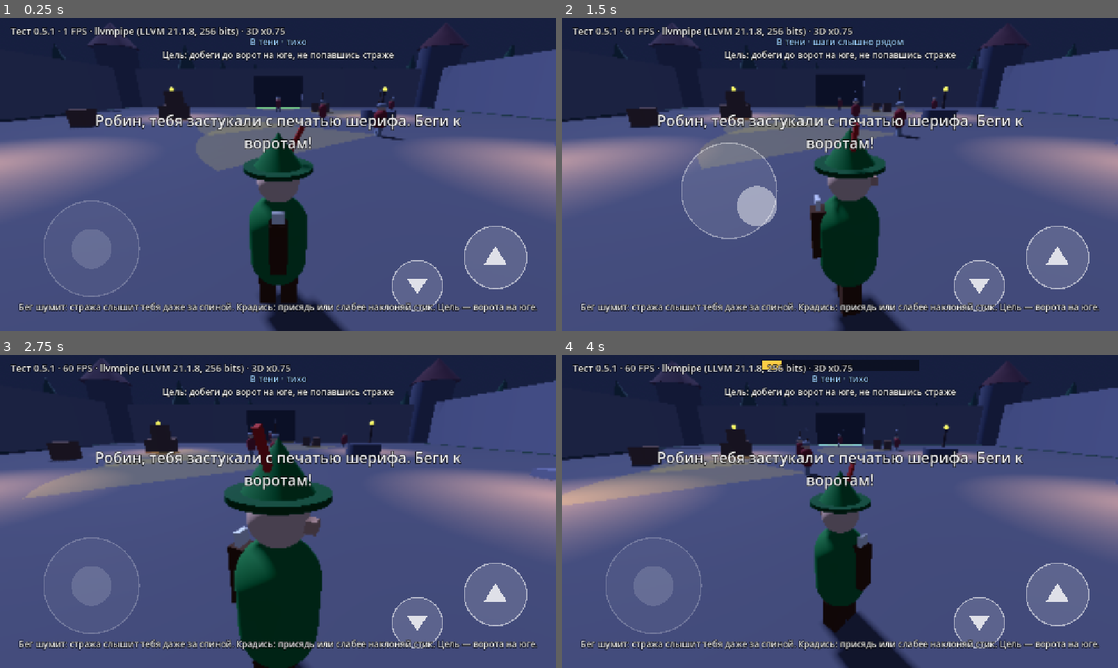
Above: before the commit, frames 1-4 (two rows, left to right).
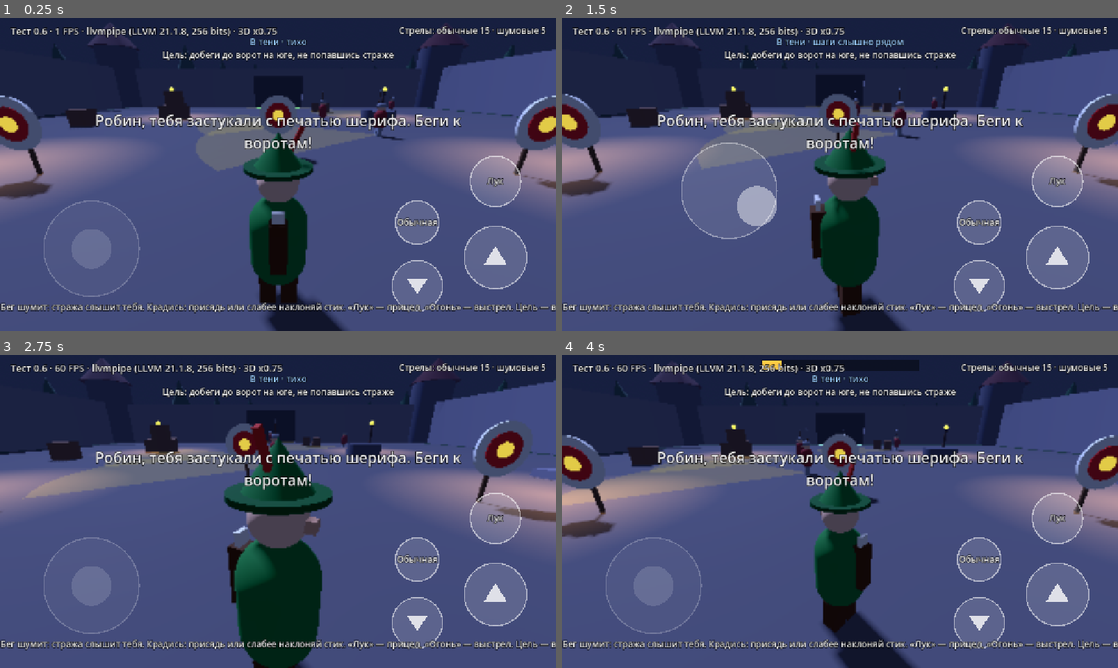
Above: after the commit, the same moments.

Repository: anon-anonymnyy/Robin-hood-game-
Game: Godot game, scene res://main.tscn
The game is run twice, just before and just after one commit, with the same random seed, the same clock (stepped at 60 frames per second) and the same inputs.
Inputs (mouse positions are in pixels of both pictures, inside the frame that each line leads up to):
- Up to frame 1 (0.25 s): no input
- Up to frame 2 (1.5 s): move the mouse to (962, 158) at 0.52 s; click (962, 158) at 0.67 s; drag from (728, 190) to (812, 237) at 1.27 s
- Up to frame 3 (2.75 s): move the mouse to (333, 442) at 2.02 s; click (333, 442) at 2.17 s
- Up to frame 4 (4 s): drag from (812, 574) to (673, 464) at 2.77 s; move the mouse to (1006, 558) at 3.52 s; click (1006, 558) at 3.67 s

The runs differ from the first frame. In frame 1, 6.7% of the frame differs, in the area x 0-100%, y 2-95%; in frame 2, 6.7%; in frame 3, 5.4%; in frame 4, 6.7%.

Commit message:
Add files via upload

Diff:
--- /dev/null
+++ b/arrow.gd
@@ -0,0 +1,109 @@
+extends Node3D
+# Стрела: летит по дуге, на каждом шаге проверяет луч до новой позиции, втыкается в препятствие.
+# Тип 0 — обычная, тип 1 — шумовая (на удар слетаются стражники).
+
+signal hit_something(collider, pos: Vector3, kind: int)
+
+const SPEED := 46.0
+const GRAVITY := 5.0
+const MAX_LIFE := 6.0
+const STUCK_LIFE := 8.0
+
+var arrow_type: int = 0
+
+var _vel: Vector3 = Vector3.ZERO
+var _stuck: bool = false
+var _life: float = 0.0
+
+
+func setup(start: Vector3, velocity: Vector3, t: int) -> void:
+	position = start
+	_vel = velocity
+	arrow_type = t
+
+
+func _ready() -> void:
+	_build_model()
+	_orient()
+
+
+func _physics_process(delta: float) -> void:
+	_life += delta
+	if _stuck:
+		if _life > STUCK_LIFE:
+			queue_free()
+		return
+	if _life > MAX_LIFE:
+		queue_free()
+		return
+
+	_vel.y -= GRAVITY * delta
+	var from := global_position
+	var to := from + _vel * delta
+	# Слои: 1 — мир, 4 — стражники (игрок на слое 2 и стрелу не останавливает).
+	var query := PhysicsRayQueryParameters3D.create(from, to, 5)
+	var hit := get_world_3d().direct_space_state.intersect_ray(query)
+	if hit.is_empty():
+		global_position = to
+		_orient()
+		return
+
+	var p: Vector3 = hit["position"]
+	var col = hit["collider"]
+	global_position = p
+	_stuck = true
+	_life = 0.0
+	hit_something.emit(col, p, arrow_type)
+	# В стражнике стрела не торчит: он двигается, и она бы висела в воздухе.
+	if col != null and col.is_in_group("guards"):
+		queue_free()
+
+
+func _orient() -> void:
+	if _vel.length() < 0.1:
+		return
+	var d := _vel.normalized()
+	if absf(d.dot(Vector3.UP)) > 0.98:
+		return
+	look_at(global_position + d, Vector3.UP)
+
+
+func _build_model() -> void:
+	var shaft := CylinderMesh.new()
+	shaft.top_radius = 0.018
+	shaft.bottom_radius = 0.018
+	shaft.height = 0.9
+	shaft.radial_segments = 6
+	shaft.rings = 1
+	_add_part(shaft, Color(0.55, 0.40, 0.22), Vector3(0.0, 0.0, 0.0))
+
+	var tip := CylinderMesh.new()
+	tip.top_radius = 0.0
+	tip.bottom_radius = 0.05
+	tip.height = 0.16
+	tip.radial_segments = 6
+	tip.rings = 1
+	var tip_col := Color(0.75, 0.78, 0.82) if arrow_type == 0 else Color(0.35, 0.65, 1.0)
+	_add_part(tip, tip_col, Vector3(0.0, 0.0, -0.52))
+
+	var fin := BoxMesh.new()
+	fin.size = Vector3(0.12, 0.01, 0.16)
+	var fin_col := Color(0.9, 0.88, 0.8) if arrow_type == 0 else Color(0.5, 0.8, 1.0)
+	_add_part(fin, fin_col, Vector3(0.0, 0.0, 0.38))
+
+
+func _add_part(mesh: Mesh, color: Color, pos: Vector3) -> void:
+	var mi := MeshInstance3D.new()
+	mi.mesh = mesh
+	var mat := StandardMaterial3D.new()
+	mat.albedo_color = color
+	if arrow_type == 1:
+		mat.emission_enabled = true
+		mat.emission = color
+		mat.emission_energy_multiplier = 1.5
+	mi.material_override = mat
+	mi.position = pos
+	# Меши вытянуты вдоль Y, а стрела летит вдоль -Z.
+	mi.rotation_degrees = Vector3(-90.0, 0.0, 0.0)
+	mi.cast_shadow = GeometryInstance3D.SHADOW_CASTING_SETTING_OFF
+	add_child(mi)
--- a/guard.gd
+++ b/guard.gd
@@ -40,6 +40,7 @@
 var _steer_dir: Vector3 = Vector3.ZERO
 var _steer_t: float = 0.0
 var _investigate_t: float = 0.0
+var _stun_t: float = 0.0
 
 
 func _ready() -> void:
@@ -87,6 +88,7 @@
 	_caught_sent = false
 	_steer_t = 0.0
 	_investigate_t = 0.0
+	_stun_t = 0.0
 	_wp_index = 1 % maxi(waypoints.size(), 1)
 	_face_first_leg()
 
@@ -106,6 +108,21 @@
 		_apply_gravity(delta)
 		move_and_slide()
 		_update_visuals()
+		return
+
+	if _stun_t > 0.0:
+		_stun_t -= delta
+		velocity.x = 0.0
+		velocity.z = 0.0
+		_apply_gravity(delta)
+		move_and_slide()
+		_update_visuals()
+		if _stun_t <= 0.0:
+			# Пришёл в себя: сразу смотрит в сторону стрелка.
+			state = State.PATROL
+			suspicion = 0.6
+			_lost_timer = 0.0
+			_last_seen = player.global_position
 		return
 
 	var rate := _detect()
@@ -180,6 +197,14 @@
 	_last_seen = pos
 	suspicion = maxf(suspicion, 0.8)
 	_investigate_t = 4.0
+
+
+# Стрела попала в стражника: он оглушён на 5 секунд, ничего не видит и не слышит.
+func stun() -> void:
+	_stun_t = 5.0
+	state = State.PATROL
+	suspicion = 0.0
+	velocity = Vector3.ZERO
 
 
 func _alert_neighbors() -> void:
@@ -321,6 +346,7 @@
 	elif suspicion > 0.02:
 		col = col.lerp(Color(1.0, 0.45, 0.1, 0.26), clampf(suspicion, 0.0, 1.0))
 	_cone_mat.albedo_color = col
+	_cone.visible = _stun_t <= 0.0
 
 	# Конус сжимается, когда Робин в тени или присел: показывает реальную дальность зрения.
 	if player != null:
@@ -329,7 +355,10 @@
 		_cone.scale = _cone.scale.lerp(Vector3(k, 1.0, k), 0.2)
 
 	var t := ""
-	if state == State.ALERT:
+	if _stun_t > 0.0:
+		t = "Ой!"
+		_icon.modulate = Color(0.6, 0.85, 1.0)
+	elif state == State.ALERT:
 		t = "!"
 		_icon.modulate = Color(1.0, 0.2, 0.15)
 	elif state == State.LOOK:
--- a/hud.gd
+++ b/hud.gd
@@ -4,12 +4,17 @@
 signal jump_pressed
 signal crouch_changed(is_crouching: bool)
 signal look_moved(amount: Vector2)
+signal aim_toggled(on: bool)
+signal fire_pressed
+signal arrow_type_changed(arrow_type: int)
 
 const STICK_RADIUS := 110.0
 const KNOB_RADIUS := 46.0
 const DEAD_ZONE := 0.12
 const JUMP_RADIUS := 72.0
 const CROUCH_RADIUS := 58.0
+const BOW_RADIUS := 58.0
+const TYPE_RADIUS := 50.0
 
 # Вектор движения: x вправо, y вперёд-назад (вверх по экрану = минус).
 var move_vector: Vector2 = Vector2.ZERO
@@ -31,6 +36,13 @@
 var suspicion: float = 0.0
 var _lit: bool = false
 var _noise: int = -1
+var _aiming: bool = false
+var _arrow_type: int = 0
+var _crosshair_hot: bool = false
+var _bow_lbl: Label
+var _type_lbl: Label
+var _fire_lbl: Label
+var _ammo_lbl: Label
 
 
 # Холст, на котором рисуются джойстик и кнопки.
@@ -58,7 +70,7 @@
 
 	_hint = Label.new()
 	_hint.horizontal_alignment = HORIZONTAL_ALIGNMENT_CENTER
-	_hint.text = "Бег шумит: стража слышит тебя даже за спиной. Крадись: присядь или слабее наклоняй стик. Цель — ворота на юге."
+	_hint.text = "Бег шумит: стража слышит тебя. Крадись: присядь или слабее наклоняй стик. «Лук» — прицел, «Огонь» — выстрел. Цель — ворота на юге."
 	_style_label(_hint, 20)
 	add_child(_hint)
 	get_tree().create_timer(14.0).timeout.connect(_hint.hide)
@@ -80,6 +92,15 @@
 	_style_label(_msg, 34)
 	_msg.visible = false
 	add_child(_msg)
+
+	_bow_lbl = _make_button_label("Лук")
+	_type_lbl = _make_button_label("Обычная")
+	_fire_lbl = _make_button_label("Огонь")
+	_fire_lbl.visible = false
+	_ammo_lbl = Label.new()
+	_ammo_lbl.horizontal_alignment = HORIZONTAL_ALIGNMENT_RIGHT
+	_style_label(_ammo_lbl, 20)
+	add_child(_ammo_lbl)
 
 
 func set_suspicion(v: float) -> void:
@@ -102,6 +123,20 @@
 	_light.add_theme_color_override("font_color", Color(1.0, 0.75, 0.35) if warm else Color(0.6, 0.8, 1.0))
 
 
+func set_ammo(normal: int, noise: int) -> void:
+	_ammo_lbl.text = "Стрелы: обычные %d · шумовые %d" % [normal, noise]
+
+
+func set_aim_hot(hot: bool) -> void:
+	_crosshair_hot = hot
+
+
+func cancel_aim() -> void:
+	if _aiming:
+		_aiming = false
+		aim_toggled.emit(false)
+
+
 func set_objective(text: String) -> void:
 	_obj.text = text
 
@@ -119,6 +154,22 @@
 		move_vector = Vector2.ZERO
 
 
+func _make_button_label(text: String) -> Label:
+	var l := Label.new()
+	l.text = text
+	l.horizontal_alignment = HORIZONTAL_ALIGNMENT_CENTER
+	l.vertical_alignment = VERTICAL_ALIGNMENT_CENTER
+	l.size = Vector2(150.0, 30.0)
+	_style_label(l, 20)
+	add_child(l)
+	return l
+
+
+func _place_label(l: Label, center: Vector2) -> void:
+	l.size = Vector2(150.0, 30.0)
+	l.position = center - Vector2(75.0, 15.0)
+
+
 func _style_label(l: Label, font_size: int) -> void:
 	l.add_theme_font_size_override("font_size", font_size)
 	l.add_theme_color_override("font_color", Color(1, 1, 1, 0.92))
@@ -140,6 +191,16 @@
 	return Vector2(s.x - 320.0, s.y - 105.0)
 
 
+func _bow_center() -> Vector2:
+	var s := _vp()
+	return Vector2(s.x - 140.0, s.y - 345.0)
+
+
+func _type_center() -> Vector2:
+	var s := _vp()
+	return Vector2(s.x - 320.0, s.y - 250.0)
+
+
 func _rest_stick_center() -> Vector2:
 	var s := _vp()
 	return Vector2(210.0, s.y - 190.0)
@@ -147,7 +208,7 @@
 
 func _process(delta: float) -> void:
 	var vp := _vp()
-	_info.text = "Тест 0.5.1 · %d FPS · %s · 3D x%.2f" % [int(Engine.get_frames_per_second()), RenderingServer.get_video_adapter_name(), get_viewport().scaling_3d_scale]
+	_info.text = "Тест 0.6 · %d FPS · %s · 3D x%.2f" % [int(Engine.get_frames_per_second()), RenderingServer.get_video_adapter_name(), get_viewport().scaling_3d_scale]
 	_hint.position = Vector2(0.0, vp.y - 70.0)
 	_hint.size = Vector2(vp.x, 40.0)
 	_light.position = Vector2(0.0, 40.0)
@@ -159,6 +220,14 @@
 	_msg.position = Vector2(vp.x * 0.15, vp.y * 0.28)
 	_msg.size = Vector2(vp.x * 0.7, 120.0)
 	_jump_flash = maxf(_jump_flash - delta * 4.0, 0.0)
+	_place_label(_bow_lbl, _bow_center())
+	_place_label(_type_lbl, _type_center())
+	_place_label(_fire_lbl, _jump_center())
+	_fire_lbl.visible = _aiming
+	_bow_lbl.text = "Отмена" if _aiming else "Лук"
+	_type_lbl.text = "Шумовая" if _arrow_type == 1 else "Обычная"
+	_ammo_lbl.position = Vector2(vp.x - 524.0, 14.0)
+	_ammo_lbl.size = Vector2(500.0, 30.0)
 	_overlay.queue_redraw()
 
 
@@ -177,7 +246,18 @@
 func _touch_down(id: int, pos: Vector2) -> void:
 	if pos.distance_to(_jump_center()) <= JUMP_RADIUS:
 		_jump_flash = 1.0
-		jump_pressed.emit()
+		if _aiming:
+			fire_pressed.emit()
+		else:
+			jump_pressed.emit()
+		return
+	if pos.distance_to(_bow_center()) <= BOW_RADIUS:
+		_aiming = not _aiming
+		aim_toggled.emit(_aiming)
+		return
+	if pos.distance_to(_type_center()) <= TYPE_RADIUS:
+		_arrow_type = (_arrow_type + 1) % 2
+		arrow_type_changed.emit(_arrow_type)
 		return
 	if pos.distance_to(_crouch_center()) <= CROUCH_RADIUS:
 		_crouching = not _crouching
@@ -241,7 +321,10 @@
 	var jc := _jump_center()
 	c.draw_circle(jc, JUMP_RADIUS, Color(1, 1, 1, 0.14 + _jump_flash * 0.3))
 	c.draw_arc(jc, JUMP_RADIUS, 0.0, TAU, 48, Color(1, 1, 1, 0.55), 3.0)
-	c.draw_colored_polygon(PackedVector2Array([jc + Vector2(0, -26), jc + Vector2(26, 16), jc + Vector2(-26, 16)]), Color(1, 1, 1, 0.8))
+	if _aiming:
+		c.draw_circle(jc, JUMP_RADIUS - 10.0, Color(0.9, 0.2, 0.15, 0.55))
+	else:
+		c.draw_colored_polygon(PackedVector2Array([jc + Vector2(0, -26), jc + Vector2(26, 16), jc + Vector2(-26, 16)]), Color(1, 1, 1, 0.8))
 
 	# Кнопка приседа (горит жёлтым, пока Робин присел)
 	var cc := _crouch_center()
@@ -249,3 +332,24 @@
 	c.draw_circle(cc, CROUCH_RADIUS, fill)
 	c.draw_arc(cc, CROUCH_RADIUS, 0.0, TAU, 48, Color(1, 1, 1, 0.55), 3.0)
 	c.draw_colored_polygon(PackedVector2Array([cc + Vector2(-22, -14), cc + Vector2(22, -14), cc + Vector2(0, 20)]), Color(1, 1, 1, 0.8))
+
+	# Кнопка лука (горит жёлтым в режиме прицеливания)
+	var bc := _bow_center()
+	c.draw_circle(bc, BOW_RADIUS, Color(1.0, 0.85, 0.3, 0.45) if _aiming else Color(1, 1, 1, 0.14))
+	c.draw_arc(bc, BOW_RADIUS, 0.0, TAU, 48, Color(1, 1, 1, 0.55), 3.0)
+
+	# Кнопка выбора стрелы (синяя — шумовая)
+	var tc := _type_center()
+	c.draw_circle(tc, TYPE_RADIUS, Color(0.5, 0.75, 1.0, 0.35) if _arrow_type == 1 else Color(1, 1, 1, 0.14))
+	c.draw_arc(tc, TYPE_RADIUS, 0.0, TAU, 48, Color(1, 1, 1, 0.55), 3.0)
+
+	# Прицел в центре экрана (краснеет, когда автоприцел поймал стражника)
+	if _aiming:
+		var mid := _vp() * 0.5
+		var col := Color(1.0, 0.25, 0.2, 0.95) if _crosshair_hot else Color(1, 1, 1, 0.85)
+		c.draw_arc(mid, 16.0, 0.0, TAU, 32, col, 3.0)
+		c.draw_circle(mid, 3.0, col)
+		c.draw_line(mid + Vector2(-30, 0), mid + Vector2(-20, 0), col, 3.0)
+		c.draw_line(mid + Vector2(20, 0), mid + Vector2(30, 0), col, 3.0)
+		c.draw_line(mid + Vector2(0, -30), mid + Vector2(0, -20), col, 3.0)
+		c.draw_line(mid + Vector2(0, 20), mid + Vector2(0, 30), col, 3.0)
--- a/main.gd
+++ b/main.gd
@@ -1,12 +1,15 @@
 extends Node3D
-# Робин Гуд: Не тот кошелёк. Тестовая сборка 0.4.
-# Двор замка ночью: стража, свет и тень, цель миссии — ворота на юге.
+# Робин Гуд: Не тот кошелёк. Тестовая сборка 0.6.
+# Двор замка ночью: стража, свет и тень, лук с мишенями, цель миссии — ворота на юге.
 
 const PlayerScript = preload("res://player.gd")
 const HudScript = preload("res://hud.gd")
 const GuardScript = preload("res://guard.gd")
+const ArrowScript = preload("res://arrow.gd")
 
 const SPAWN := Vector3(0.0, 0.3, -12.5)
+const AMMO_NORMAL := 15
+const AMMO_NOISE := 5
 
 const LOOK_SENSITIVITY := 0.006
 const PITCH_MIN := -1.2
@@ -21,6 +24,17 @@
 var _guards: Array = []
 var _torches: Array = []
 var _won: bool = false
+var _cam: Camera3D
+var _arm: SpringArm3D
+var _aiming: bool = false
+var _aim_t: float = 0.0
+var _arrow_type: int = 0
+var _ammo_normal: int = AMMO_NORMAL
+var _ammo_noise: int = AMMO_NOISE
+var _shot_cd: float = 0.0
+var _assist_on: bool = false
+var _assist_point: Vector3 = Vector3.ZERO
+var _target_hits: int = 0
 
 
 func _ready() -> void:
@@ -31,6 +45,8 @@
 	_build_hud()
 	_spawn_guards()
 	_build_goal()
+	_build_targets()
+	_hud.set_ammo(_ammo_normal, _ammo_noise)
 	_hud.set_objective("Цель: добеги до ворот на юге, не попавшись страже")
 	_hud.show_message("Робин, тебя застукали с печатью шерифа. Беги к воротам!", 6.0)
 
@@ -44,6 +60,16 @@
 	_rig.rotation.y = _yaw
 	_pitch_node.rotation.x = _pitch
 
+	# Прицеливание: камера приближается и уходит за правое плечо.
+	_shot_cd = maxf(_shot_cd - delta, 0.0)
+	_aim_t = move_toward(_aim_t, 1.0 if _aiming else 0.0, delta * 6.0)
+	_arm.spring_length = lerpf(6.0, 3.0, _aim_t)
+	_arm.position.x = 0.8 * _aim_t
+	_cam.fov = lerpf(70.0, 52.0, _aim_t)
+	if _aiming:
+		_update_assist()
+	_hud.set_aim_hot(_aiming and _assist_on)
+
 	var worst := 0.0
 	if not _won:
 		for g in _guards:
@@ -54,8 +80,9 @@
 
 
 func _on_look_moved(rel: Vector2) -> void:
-	_yaw -= rel.x * LOOK_SENSITIVITY
-	_pitch = clampf(_pitch - rel.y * LOOK_SENSITIVITY, PITCH_MIN, PITCH_MAX)
+	var k := LOOK_SENSITIVITY * (0.55 if _aiming else 1.0)
+	_yaw -= rel.x * k
+	_pitch = clampf(_pitch - rel.y * k, PITCH_MIN, PITCH_MAX)
 
 
 # ---------- Игрок, камера, интерфейс ----------
@@ -84,6 +111,7 @@
 	sphere.radius = 0.3
 	arm.shape = sphere
 	_pitch_node.add_child(arm)
+	_arm = arm
 
 	var cam := Camera3D.new()
 	cam.near = 0.1
@@ -91,6 +119,7 @@
 	cam.fov = 70.0
 	arm.add_child(cam)
 	cam.current = true
+	_cam = cam
 
 
 func _build_hud() -> void:
@@ -99,7 +128,171 @@
 	_hud.connect("look_moved", _on_look_moved)
 	_hud.connect("jump_pressed", Callable(_player, "queue_jump"))
 	_hud.connect("crouch_changed", Callable(_player, "set_crouch"))
+	_hud.connect("aim_toggled", _on_aim_toggled)
+	_hud.connect("fire_pressed", _fire)
+	_hud.connect("arrow_type_changed", _on_arrow_type)
 	_player.hud = _hud
+
+
+# ---------- Лук ----------
+
+func _on_aim_toggled(on: bool) -> void:
+	_aiming = on
+	_player.aiming = on
+
+
+func _on_arrow_type(t: int) -> void:
+	_arrow_type = t
+
+
+# Автоприцел: если рядом с перекрестием виден стражник, целимся ему в грудь.
+func _update_assist() -> void:
+	_assist_on = false
+	var from: Vector3 = _cam.global_position
+	var fwd: Vector3 = -_cam.global_transform.basis.z
+	var best := deg_to_rad(5.0)
+	for g in _guards:
+		var chest: Vector3 = g.global_position + Vector3(0.0, 1.1, 0.0)
+		var to: Vector3 = chest - from
+		var d := to.length()
+		if d < 1.0 or d > 45.0:
+			continue
+		var ang := fwd.angle_to(to)
+		if ang >= best:
+			continue
+		var query := PhysicsRayQueryParameters3D.create(from, chest, 1)
+		if not get_world_3d().direct_space_state.intersect_ray(query).is_empty():
+			continue
+		best = ang
+		_assist_on = true
+		_assist_point = chest
+
+
+func _fire() -> void:
+	if not _aiming or _shot_cd > 0.0 or _won:
+		return
+	var noisy := _arrow_type == 1
+	if (_ammo_noise if noisy else _ammo_normal) <= 0:
+		_hud.show_message("Стрелы этого типа кончились", 1.5)
+		return
+	if noisy:
+		_ammo_noise -= 1
+	else:
+		_ammo_normal -= 1
+	_hud.set_ammo(_ammo_normal, _ammo_noise)
+	_shot_cd = 0.45
+
+	# Целимся туда, куда смотрит перекрестие камеры, и учитываем падение стрелы на лету.
+	var from: Vector3 = _cam.global_position
+	var fwd: Vector3 = -_cam.global_transform.basis.z
+	var aim_pt: Vector3 = from + fwd * 60.0
+	var hit := get_world_3d().direct_space_state.intersect_ray(PhysicsRayQueryParameters3D.create(from, aim_pt, 5))
+	if not hit.is_empty():
+		aim_pt = hit["position"]
+	if _assist_on:
+		aim_pt = _assist_point
+
+	var head_dir := Vector3(-sin(_yaw), 0.0, -cos(_yaw))
+	var chest: Vector3 = _player.global_position + Vector3(0.0, 1.35, 0.0)
+	var start: Vector3 = chest + head_dir * 0.7
+	var wall := get_world_3d().direct_space_state.intersect_ray(PhysicsRayQueryParameters3D.create(chest, start, 1))
+	if not wall.is_empty():
+		start = chest
+	var flight := start.distance_to(aim_pt) / ArrowScript.SPEED
+	aim_pt.y += 0.5 * ArrowScript.GRAVITY * flight * flight
+	var dir := (aim_pt - start).normalized()
+
+	var arrow = ArrowScript.new()
+	arrow.setup(start, dir * ArrowScript.SPEED, _arrow_type)
+	add_child(arrow)
+	arrow.hit_something.connect(_on_arrow_hit)
+
+
+func _on_arrow_hit(collider, pos: Vector3, kind: int) -> void:
+	var radius := 22.0 if kind == 1 else 6.0
+	if collider != null and collider.is_in_group("guards"):
+		collider.stun()
+		radius = maxf(radius, 9.0)
+	elif collider != null and collider.is_in_group("targets"):
+		_target_hit(collider)
+		return
+	_make_noise(pos, radius, collider)
+
+
+# Удар стрелы слышат стражники в радиусе: они идут проверять место удара.
+func _make_noise(pos: Vector3, radius: float, skip) -> void:
+	for g in _guards:
+		if g == skip:
+			continue
+		var d: float = g.global_position.distance_to(pos)
+		if d < radius:
+			g.hear(pos)
+
+
+func _target_hit(body: Node) -> void:
+	_target_hits += 1
+	if body.has_meta("mat"):
+		var m: StandardMaterial3D = body.get_meta("mat")
+		var home := Color(0.9, 0.8, 0.25)
+		m.albedo_color = Color(0.3, 1.0, 0.4)
+		m.emission = Color(0.3, 1.0, 0.4)
+		if body.has_meta("tween"):
+			var old: Tween = body.get_meta("tween")
+			if old != null and old.is_valid():
+				old.kill()
+		var tw := create_tween()
+		tw.tween_property(m, "albedo_color", home, 0.8)
+		tw.parallel().tween_property(m, "emission", home, 0.8)
+		body.set_meta("tween", tw)
+	if not _won:
+		_hud.show_message("В яблочко! Мишеней поражено: %d" % _target_hits, 1.2)
+
+
+# Три мишени у донжона для пристрелки (удар по мишени стража не слышит).
+func _build_targets() -> void:
+	var spots: Array = [Vector3(-7.0, 1.5, -8.5), Vector3(0.0, 1.5, -6.0), Vector3(7.0, 1.5, -8.5)]
+	for s in spots:
+		var p: Vector3 = s
+		var body := StaticBody3D.new()
+		body.position = p
+		# Диск повёрнут лицом на север, к стартовой точке Робина.
+		body.rotation_degrees = Vector3(-90.0, 0.0, 0.0)
+		body.add_to_group("targets")
+
+		var rings: Array = [[0.7, 0.0, Color(0.88, 0.88, 0.82)], [0.45, 0.03, Color(0.85, 0.15, 0.12)], [0.2, 0.06, Color(0.9, 0.8, 0.25)]]
+		for r in rings:
+			var radius: float = r[0]
+			var off: float = r[1]
+			var col: Color = r[2]
+			var mesh := CylinderMesh.new()
+			mesh.top_radius = radius
+			mesh.bottom_radius = radius
+			mesh.height = 0.08
+			mesh.radial_segments = 24
+			mesh.rings = 1
+			var mat := _material(col)
+			if radius < 0.3:
+				mat.emission_enabled = true
+				mat.emission = col
+				mat.emission_energy_multiplier = 1.0
+				body.set_meta("mat", mat)
+			var mi := MeshInstance3D.new()
+			mi.mesh = mesh
+			mi.material_override = mat
+			mi.position = Vector3(0.0, off, 0.0)
+			body.add_child(mi)
+
+		var cs := CollisionShape3D.new()
+		var shape := CylinderShape3D.new()
+		shape.radius = 0.7
+		shape.height = 0.16
+		cs.shape = shape
+		cs.position = Vector3(0.0, 0.03, 0.0)
+		body.add_child(cs)
+		add_child(body)
+
+		var post := _cyl_mesh(0.06, 0.06, 1.5, 8)
+		_add_deco(post, Vector3(p.x, 0.75, p.z + 0.2), Color(0.35, 0.24, 0.13))
 
 
 # ---------- Стража и цель миссии ----------
@@ -155,6 +348,10 @@
 	_player.respawn(SPAWN)
 	_yaw = PI
 	_pitch = -0.35
+	_hud.cancel_aim()
+	_ammo_normal = AMMO_NORMAL
+	_ammo_noise = AMMO_NOISE
+	_hud.set_ammo(_ammo_normal, _ammo_noise)
 	_rig.global_position = SPAWN + Vector3(0.0, 1.5, 0.0)
 	for g in _guards:
 		g.reset()
--- a/player.gd
+++ b/player.gd
@@ -10,16 +10,19 @@
 const CROUCH_HEIGHT := 1.1
 const RADIUS := 0.35
 const LIT_RADIUS := 5.0
+const AIM_SPEED := 2.2
 
 var hud = null
 var cam_yaw: float = 0.0
 var crouching: bool = false
 var torch_positions: Array = []
+var aiming: bool = false
 
 var _visual: Node3D
 var _col: CollisionShape3D
 var _capsule: CapsuleShape3D
 var _jump_queued: bool = false
+var _bow: Node3D
 
 
 func _ready() -> void:
@@ -88,6 +91,36 @@
 	var fletching := BoxMesh.new()
 	fletching.size = Vector3(0.12, 0.12, 0.04)
 	_part(fletching, Color(0.90, 0.88, 0.80), Vector3(0.0, 1.25, 0.3))
+
+	_build_bow()
+
+
+# Лук в левой руке: виден только в режиме прицеливания.
+func _build_bow() -> void:
+	_bow = Node3D.new()
+	_bow.position = Vector3(-0.38, 1.0, -0.3)
+	_bow.visible = false
+	_visual.add_child(_bow)
+	var wood := Color(0.42, 0.28, 0.14)
+	var limb := BoxMesh.new()
+	limb.size = Vector3(0.05, 0.5, 0.05)
+	_bow_part(limb, wood, Vector3(0.0, 0.22, 0.0), Vector3(-14.0, 0.0, 0.0))
+	_bow_part(limb, wood, Vector3(0.0, -0.22, 0.0), Vector3(14.0, 0.0, 0.0))
+	var cord := BoxMesh.new()
+	cord.size = Vector3(0.012, 0.86, 0.012)
+	_bow_part(cord, Color(0.9, 0.9, 0.85), Vector3(0.0, 0.0, 0.1), Vector3.ZERO)
+
+
+func _bow_part(mesh: Mesh, color: Color, pos: Vector3, rot_deg: Vector3) -> void:
+	var mi := MeshInstance3D.new()
+	mi.mesh = mesh
+	var mat := StandardMaterial3D.new()
+	mat.albedo_color = color
+	mat.roughness = 0.85
+	mi.material_override = mat
+	mi.position = pos
+	mi.rotation_degrees = rot_deg
+	_bow.add_child(mi)
 
 
 func _part(mesh: Mesh, color: Color, pos: Vector3, rot_deg: Vector3 = Vector3.ZERO) -> void:
@@ -158,6 +191,7 @@
 
 
 func _process(delta: float) -> void:
+	_bow.visible = aiming
 	var target_scale := 0.62 if crouching else 1.0
 	_visual.scale.y = lerpf(_visual.scale.y, target_scale, clampf(12.0 * delta, 0.0, 1.0))
 
@@ -170,6 +204,8 @@
 	# Направление считаем относительно того, куда повёрнута камера.
 	var dir := Basis(Vector3.UP, cam_yaw) * Vector3(mv.x, 0.0, mv.y)
 	var speed := CROUCH_SPEED if crouching else WALK_SPEED
+	if aiming:
+		speed = minf(speed, AIM_SPEED)
 	velocity.x = dir.x * speed
 	velocity.z = dir.z * speed
 
@@ -184,7 +220,9 @@
 
 	move_and_slide()
 
-	if dir.length() > 0.1:
+	if aiming:
+		_visual.rotation.y = lerp_angle(_visual.rotation.y, cam_yaw, clampf(TURN_SPEED * delta, 0.0, 1.0))
+	elif dir.length() > 0.1:
 		var target := atan2(-dir.x, -dir.z)
 		_visual.rotation.y = lerp_angle(_visual.rotation.y, target, clampf(TURN_SPEED * delta, 0.0, 1.0))
 
